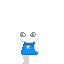
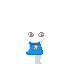
Comparing the layer stacks of the two (64, 64) images. Changes:
painted on "Layer 4" over [25, 39, 39, 52]
painted on "Layer 2" over [19, 32, 45, 55]
painted on "Layer 3" over [22, 52, 42, 64]
